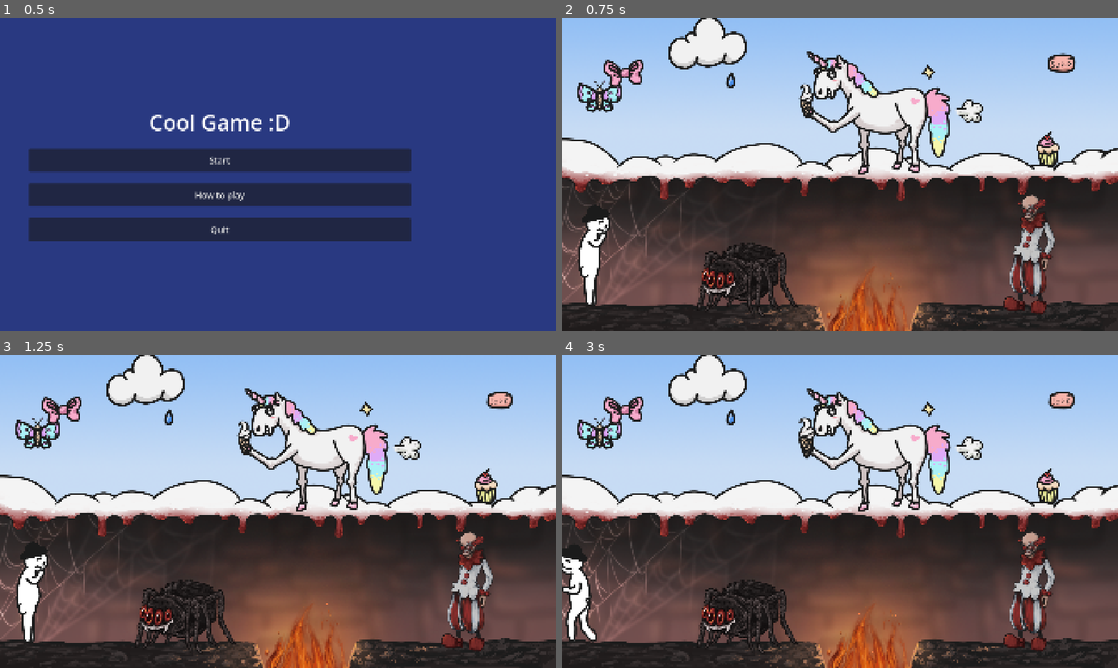
Above: before the commit, frames 1-4 (two rows, left to right).
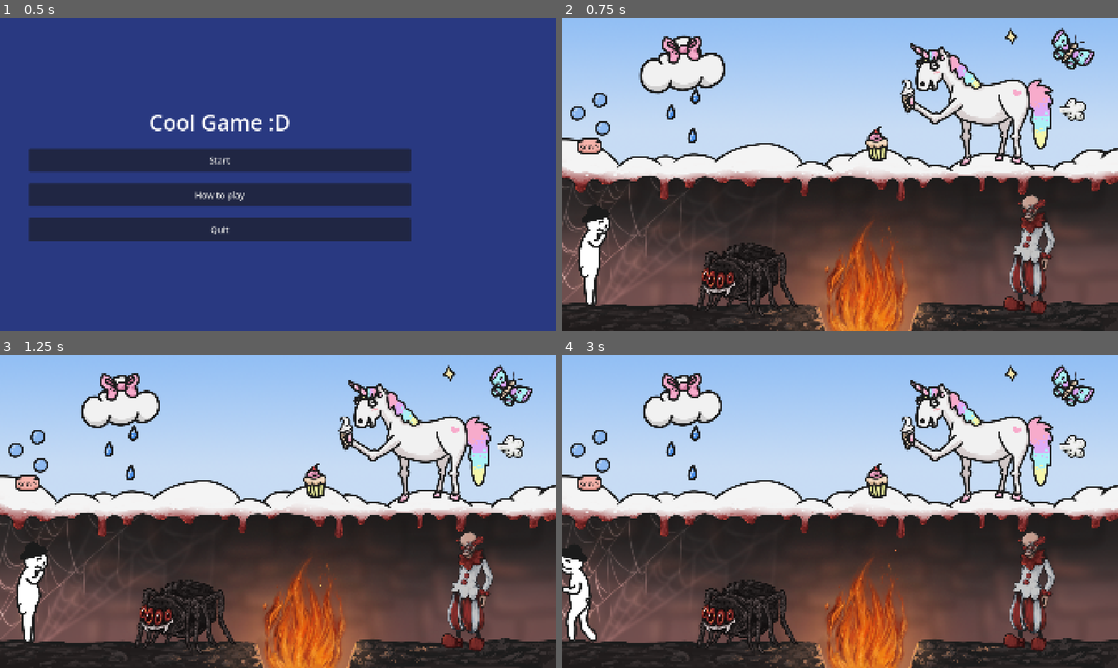
Above: after the commit, the same moments.

Repository: myryk31415/bimm-game-jam
Game: Godot game, scene res://scenes/main_menu.tscn
The game is run twice, just before and just after one commit, with the same random seed, the same clock (stepped at 60 frames per second) and the same inputs. The engine's default icon, where the game draws it, is replaced by a stand-in: a white triangle on a blue panel in a dark square. Sound files missing from this copy of the repository are replaced by a short silence.
Inputs (mouse positions are in pixels of both pictures, inside the frame that each line leads up to):
- Up to frame 1 (0.5 s): no input
- Up to frame 2 (0.75 s): click "Start" at 0.5 s
- Up to frame 3 (1.25 s): no input
- Up to frame 4 (3 s): tap Enter (ui_accept) at 1.25, 2 s; drag from (745, 617) to (878, 448) at 1.27 s; drag from (878, 448) to (745, 617) at 2.02 s; move the mouse to (806, 439) at 2.77 s; hold Left (left) from 2.78 s (still down); tap C (flip) at 2.85 s; click (806, 439) at 2.92 s

Frame 1 is identical in both runs. In frame 2, 17% of the frame differs, in the area x 1-96%, y 0-100%; in frame 3, 17%; in frame 4, 17%.

Commit message:
rearranged the level objects

Diff:
--- a/scenes/level_1.tscn
+++ b/scenes/level_1.tscn
@@ -47,6 +47,7 @@
 [ext_resource type="Texture2D" uid="uid://ct2pvf4bgwyns" path="res://assets/fire-particle.png" id="35_8jqp6"]
 [ext_resource type="AudioStream" uid="uid://dnxqjfc606dys" path="res://Sounds/extinguish_fire.wav" id="36_0bysi"]
 [ext_resource type="Texture2D" uid="uid://c0kpvqert5ksn" path="res://assets/ElinAssets/Clown.png" id="45_jscgt"]
+[ext_resource type="Texture2D" uid="uid://dvfwfa5pkg7px" path="res://assets/ElinAssets/Bubble.png" id="48_awarj"]
 
 [node name="Level1" type="Node2D" unique_id=444509381]
 script = ExtResource("1_rus8k")
@@ -87,19 +88,19 @@
 [node name="AudioStreamPlayer2" type="AudioStreamPlayer" parent="Spider" unique_id=310599104]
 stream = ExtResource("20_y0ove")
 
+[node name="IceCream" parent="." unique_id=1547382436 instance=ExtResource("8_15mv3")]
+position = Vector2(1194, 271)
+draggable = true
+texture = ExtResource("9_e3sih")
+sounds = Array[AudioStream]([ExtResource("28_ensge"), ExtResource("29_qb2q0"), ExtResource("30_x3eym"), ExtResource("16_wbtxt")])
+
 [node name="Unicorn" parent="." unique_id=1586559094 instance=ExtResource("8_15mv3")]
-position = Vector2(1091, 328)
+position = Vector2(1444, 299)
 texture = ExtResource("8_e3sih")
 sounds = Array[AudioStream]([ExtResource("9_d5akn"), ExtResource("10_wbtxt"), ExtResource("10_d5akn"), ExtResource("12_x2fux"), ExtResource("13_s7g0b"), ExtResource("26_lkded")])
 
-[node name="IceCream" parent="." unique_id=1547382436 instance=ExtResource("8_15mv3")]
-position = Vector2(844, 288)
-draggable = true
-texture = ExtResource("9_e3sih")
-sounds = Array[AudioStream]([ExtResource("28_ensge"), ExtResource("29_qb2q0"), ExtResource("30_x3eym"), ExtResource("16_wbtxt")])
-
 [node name="Fire" parent="." unique_id=2146614021 groups=["KillPlayer"] instance=ExtResource("8_15mv3")]
-position = Vector2(1064, 1032)
+position = Vector2(1058, 874)
 texture = ExtResource("10_2y5yt")
 sounds = Array[AudioStream]([ExtResource("33_ffvxj"), ExtResource("13_wbtxt")])
 
@@ -121,56 +122,85 @@
 stream = ExtResource("36_0bysi")
 
 [node name="Butterfly" parent="." unique_id=1518474956 instance=ExtResource("8_15mv3")]
-position = Vector2(130, 270)
+position = Vector2(1757, 114)
+rotation = 0.62831855
 texture = ExtResource("11_go7sj")
 
+[node name="Fart" parent="." unique_id=1435724302 instance=ExtResource("8_15mv3")]
+position = Vector2(1763, 315)
+draggable = true
+texture = ExtResource("13_7gny6")
+sounds = Array[AudioStream]([ExtResource("17_x2fux")])
+
+[node name="Muffin" parent="." unique_id=321348595 instance=ExtResource("8_15mv3")]
+position = Vector2(1088, 433)
+draggable = true
+texture = ExtResource("14_x2xxo")
+sounds = Array[AudioStream]([ExtResource("28_ensge"), ExtResource("29_qb2q0"), ExtResource("30_x3eym"), ExtResource("16_wbtxt")])
+
+[node name="Soap" parent="." unique_id=943966003 instance=ExtResource("8_15mv3")]
+position = Vector2(94, 442)
+draggable = true
+texture = ExtResource("15_2cbcq")
+sounds = Array[AudioStream]([ExtResource("28_ensge"), ExtResource("29_qb2q0"), ExtResource("30_x3eym"), ExtResource("16_wbtxt")])
+
+[node name="Sparkle" parent="." unique_id=2137941298 instance=ExtResource("8_15mv3")]
+position = Vector2(1551, 64)
+texture = ExtResource("16_isj1j")
+
+[node name="Cloud" parent="." unique_id=76029429 instance=ExtResource("8_15mv3")]
+position = Vector2(416, 161)
+draggable = true
+texture = ExtResource("18_tr1x6")
+sounds = Array[AudioStream]([ExtResource("28_ensge"), ExtResource("29_qb2q0"), ExtResource("30_x3eym"), ExtResource("16_wbtxt")])
+
 [node name="Bow" parent="." unique_id=791298815 instance=ExtResource("8_15mv3")]
-position = Vector2(212, 192)
+position = Vector2(413, 111)
 draggable = true
 interact_with = "Spider"
 texture = ExtResource("12_7gny6")
 sounds = Array[AudioStream]([ExtResource("28_ensge"), ExtResource("29_qb2q0"), ExtResource("30_x3eym"), ExtResource("16_wbtxt")])
 
-[node name="Fart" parent="." unique_id=1435724302 instance=ExtResource("8_15mv3")]
-position = Vector2(1406, 321)
-draggable = true
-texture = ExtResource("13_7gny6")
-sounds = Array[AudioStream]([ExtResource("17_x2fux")])
-
-[node name="Muffin" parent="." unique_id=321348595 instance=ExtResource("8_15mv3")]
-position = Vector2(1677, 452)
-draggable = true
-texture = ExtResource("14_x2xxo")
-sounds = Array[AudioStream]([ExtResource("28_ensge"), ExtResource("29_qb2q0"), ExtResource("30_x3eym"), ExtResource("16_wbtxt")])
-
-[node name="Soap" parent="." unique_id=943966003 instance=ExtResource("8_15mv3")]
-position = Vector2(1725, 156)
-draggable = true
-texture = ExtResource("15_2cbcq")
-sounds = Array[AudioStream]([ExtResource("28_ensge"), ExtResource("29_qb2q0"), ExtResource("30_x3eym"), ExtResource("16_wbtxt")])
-
-[node name="Sparkle" parent="." unique_id=2137941298 instance=ExtResource("8_15mv3")]
-position = Vector2(1265, 186)
-texture = ExtResource("16_isj1j")
-
 [node name="WaterDrop" parent="." unique_id=1570758714 instance=ExtResource("8_15mv3")]
-position = Vector2(583, 213)
+position = Vector2(461, 269)
 draggable = true
 interact_with = "Fire"
 texture = ExtResource("17_so66j")
 sounds = Array[AudioStream]([ExtResource("28_ensge"), ExtResource("29_qb2q0"), ExtResource("30_x3eym"), ExtResource("16_wbtxt")])
 
-[node name="Cloud" parent="." unique_id=76029429 instance=ExtResource("8_15mv3")]
-position = Vector2(503, 86)
-draggable = true
-texture = ExtResource("18_tr1x6")
+[node name="WaterDrop2" parent="." unique_id=1836798639 instance=ExtResource("8_15mv3")]
+position = Vector2(451, 404)
+draggable = true
+interact_with = "Fire"
+texture = ExtResource("17_so66j")
+sounds = Array[AudioStream]([ExtResource("28_ensge"), ExtResource("29_qb2q0"), ExtResource("30_x3eym"), ExtResource("16_wbtxt")])
+
+[node name="WaterDrop3" parent="." unique_id=1322457601 instance=ExtResource("8_15mv3")]
+position = Vector2(376, 323)
+draggable = true
+interact_with = "Fire"
+texture = ExtResource("17_so66j")
 sounds = Array[AudioStream]([ExtResource("28_ensge"), ExtResource("29_qb2q0"), ExtResource("30_x3eym"), ExtResource("16_wbtxt")])
 
 [node name="Clown" parent="." unique_id=757569316 groups=["KillPlayer"] instance=ExtResource("8_15mv3")]
 position = Vector2(1638, 813)
 texture = ExtResource("45_jscgt")
+
+[node name="Bubble" parent="." unique_id=287188484 instance=ExtResource("8_15mv3")]
+position = Vector2(141, 380)
+texture = ExtResource("48_awarj")
+
+[node name="Bubble2" parent="." unique_id=644117173 instance=ExtResource("8_15mv3")]
+position = Vector2(131, 283)
+texture = ExtResource("48_awarj")
+
+[node name="Bubble3" parent="." unique_id=596831095 instance=ExtResource("8_15mv3")]
+position = Vector2(55, 328)
+texture = ExtResource("48_awarj")
 
 [connection signal="died" from="Player" to="." method="_on_player_died"]
 [connection signal="end_level" from="Player" to="." method="_on_player_end_level"]
 [connection signal="interaction" from="Bow" to="." method="_on_bow_interaction"]
 [connection signal="interaction" from="WaterDrop" to="." method="_on_water_drop_interaction"]
+[connection signal="interaction" from="WaterDrop2" to="." method="_on_water_drop_interaction"]
+[connection signal="interaction" from="WaterDrop3" to="." method="_on_water_drop_interaction"]
